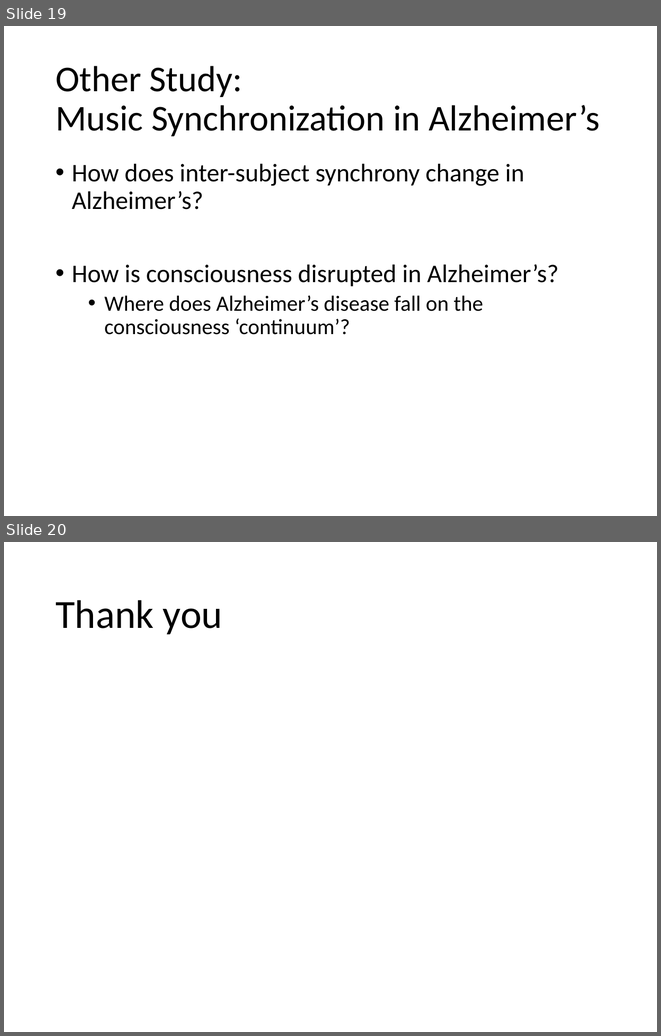
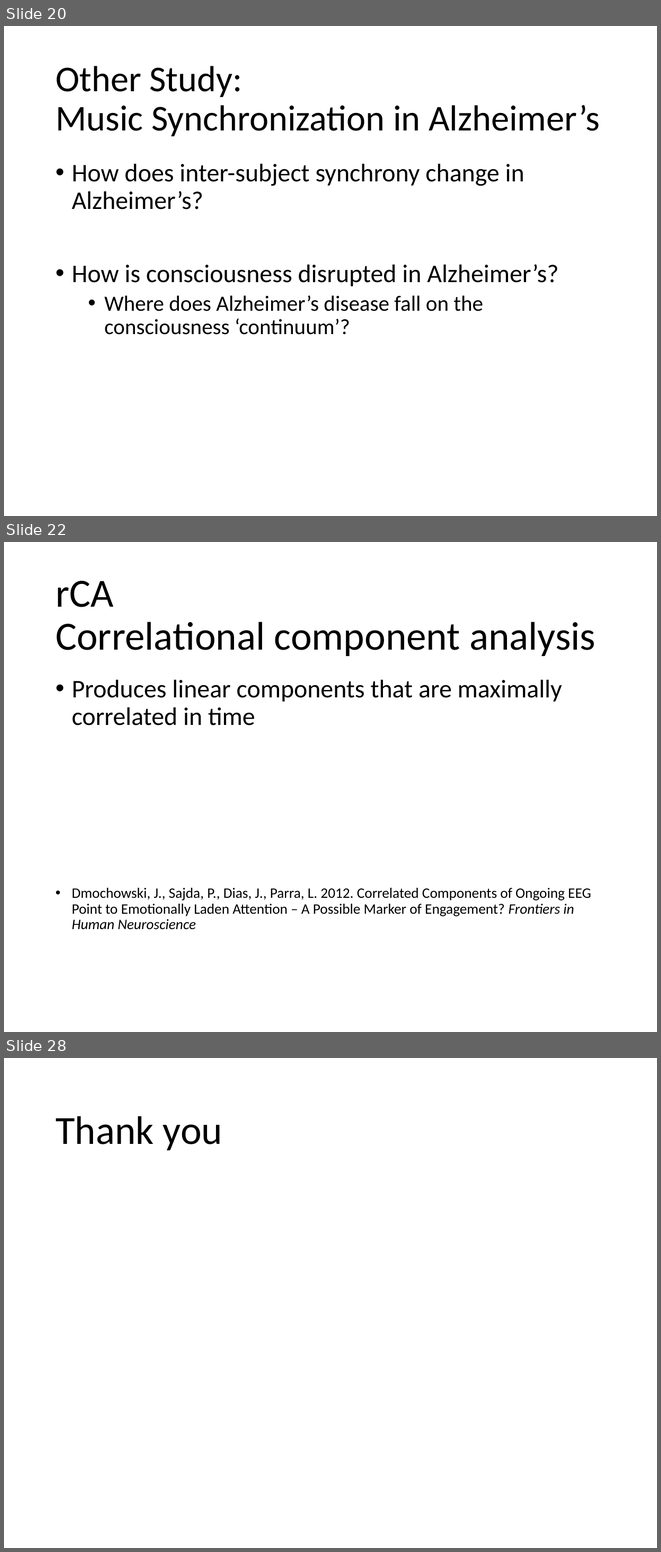
Before and after one commit to asternin/PhDProject, a slide deck: Meetings/2017.09.06-LabRetreat.pptx. Shown one above the other, each under a label of ours: slides 19 and 20 before the commit, slides 20, 22 and 28 after it; the slides between them are not shown. The pictures are 661x1036 and 661x1552 pixels, drawn with LibreOffice and Linux fonts; fonts in the diff are those of the drawing. Boxes give left, top, right and bottom in pixels: in the first picture for what was removed or moved away, otherwise in the second. Text is boxed around its words. In the diff, an @@ line names an element or a change of style, - is before the commit and + after.

```diff
--- a/Meetings/2017.09.06-LabRetreat.pptx
+++ b/Meetings/2017.09.06-LabRetreat.pptx
@@ slide 22 added at (x1=4, y1=542, x2=657, y2=1032), background #FFFFFF @@
@@ title added at (x1=55, y1=581, x2=595, y2=656), 44 pt, text #000000 @@
+rCA
+Correlational component analysis
@@ text added at (x1=72, y1=679, x2=591, y2=929), 16 pt, text #000000 @@
+• Produces linear components that are maximally correlated in time
+• Dmochowski, J., Sajda, P., Dias, J., Parra, L. 2012. Correlated Components of Ongoing EEG Point to Emotionally Laden Attention – A Possible Marker of Engagement? Frontiers in Human Neuroscience
@@ what was slide 19 is now slide 20 @@
@@ what was slide 20 is now slide 28 @@
```
Also in this commit, not shown: 1 slide changed, 7 other slides added, 12 other files.
